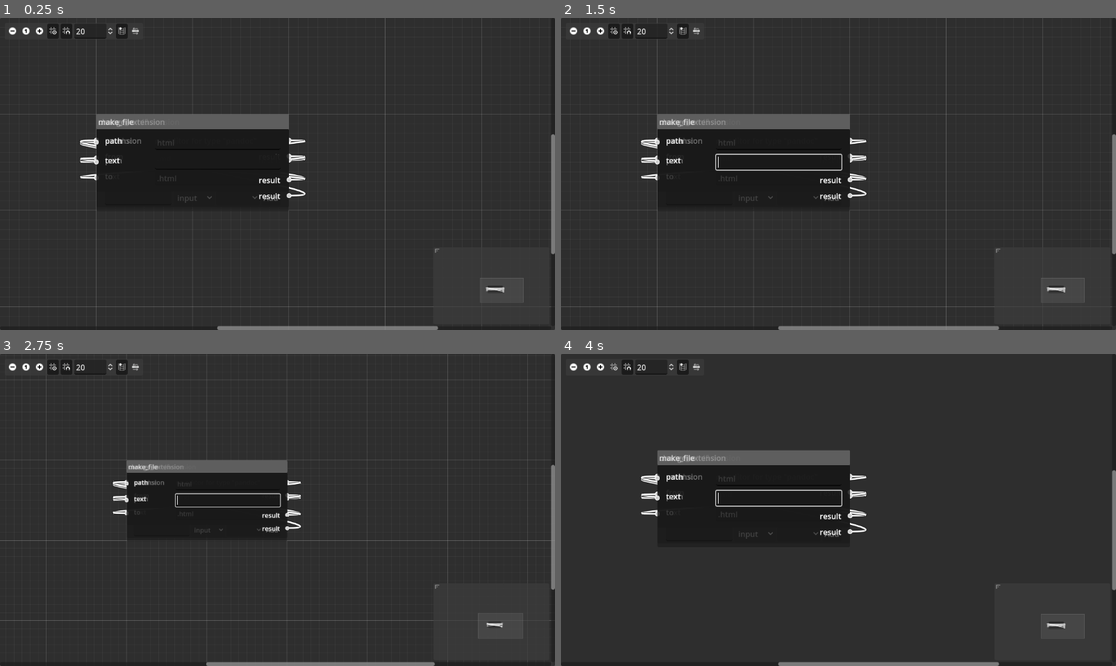
Above: before the commit, frames 1-4 (two rows, left to right).
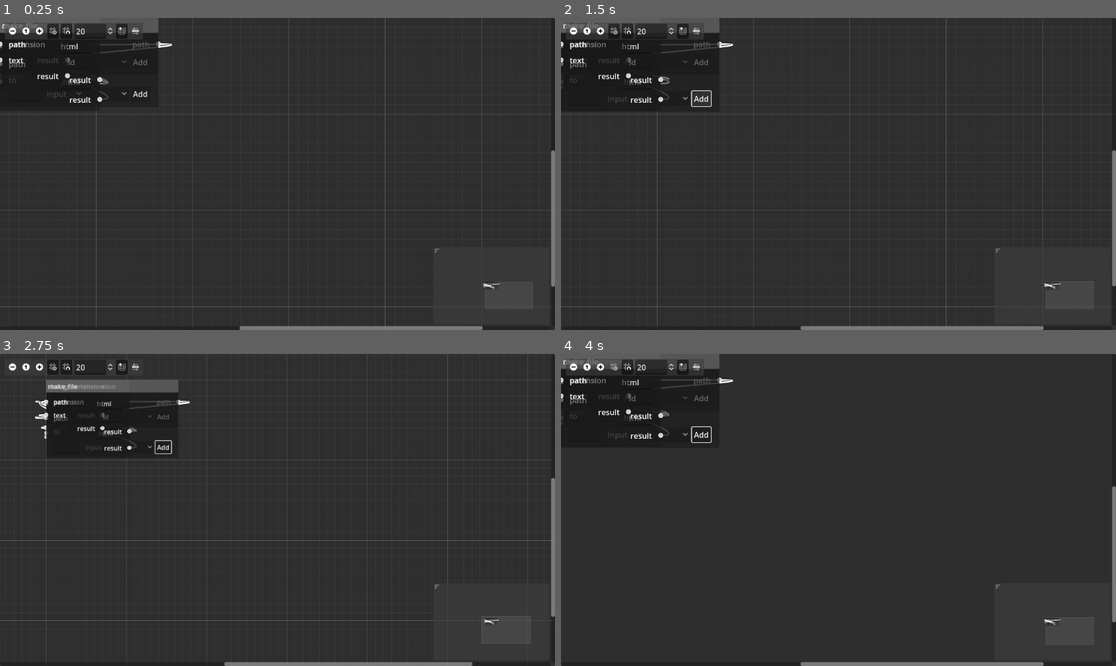
Above: after the commit, the same moments.

Repository: exodrifter/catbox
Game: Godot game, scene res://main.tscn
Two runs of this game, one before a commit and one after it. Both use one fixed random seed, a clock stepped at 60 frames per second and the inputs below.
Inputs (mouse positions are in pixels of both pictures, inside the frame that each line leads up to):
- Up to frame 1 (0.25 s): no input
- Up to frame 2 (1.5 s): click (799, 158) at 0.52 s; click "Add" at 1.25 s
- Up to frame 3 (2.75 s): click (11, 366) at 2 s
- Up to frame 4 (4 s): click (599, 366) at 2.75 s; click (616, 366) at 3.5 s

The runs differ from the first frame. In frame 1, 5.1% of the frame differs, in the area x 0-100%, y 0-100%; in frame 2, 5.4%; in frame 3, 4.8%; in frame 4, 4.2%.

Commit message:
Hide constant editors in graph when connected

Diff:
--- a/godot/catbox/graph.gd
+++ b/godot/catbox/graph.gd
@@ -6,6 +6,12 @@
 var outputs: Array[CatboxSignature]
 var nodes: Array[CatboxNode]
 var parameters: Array[CatboxParameter]
+
+func get_parameter(key: String) -> CatboxParameter:
+	for parameter in parameters:
+		if parameter.key == key:
+			return parameter
+	return null
 
 static func from_json(json: String) -> CatboxGraph:
 	return CatboxGraph.from_dict(JSON.parse_string(json))
--- a/godot/catbox_node.gd
+++ b/godot/catbox_node.gd
@@ -4,6 +4,7 @@
 
 const SLOT = preload("res://catbox_slot.tscn")
 
+var parent_graph: CatboxGraph
 var function: CatboxFunction
 
 var slots: Array[CatboxSlot]
@@ -46,6 +47,15 @@
 	slot_editor.variable_inputs = function.variable_inputs
 	slot_editor.variable_outputs = function.variable_outputs
 
+	if name == "in" or name == "out":
+		for slot in slots:
+			slot.hide_editor = true
+	else:
+		for slot in slots:
+			if slot.slot_type == CatboxSlot.SlotType.InputSlot:
+				var p = parent_graph.get_parameter(name + "." + slot.slot_name)
+				slot.hide_editor = p.source.type == "connection"
+
 	reset_size()
 
 func add_slot(slot_name: String, value_type: String, slot_type: CatboxSlot.SlotType) -> void:
--- a/godot/catbox_node.tscn
+++ b/godot/catbox_node.tscn
@@ -4,14 +4,12 @@
 [ext_resource type="PackedScene" uid="uid://ba33q13l30iab" path="res://catbox_slot_editor.tscn" id="3_jws0e"]
 
 [node name="CatboxNode" type="GraphNode"]
-custom_minimum_size = Vector2(400, 0)
 offset_left = 200.0
 offset_top = 200.0
 offset_right = 600.0
 offset_bottom = 255.0
 mouse_filter = 1
 theme_override_constants/separation = 10
-position_offset = Vector2(200, 200)
 slot/0/left_enabled = false
 slot/0/left_type = 0
 slot/0/left_color = Color(1, 1, 1, 1)
--- a/godot/catbox_slot.gd
+++ b/godot/catbox_slot.gd
@@ -11,18 +11,22 @@
 @onready var label: RichTextLabel = $Label
 @onready var line_edit: LineEdit = $LineEdit
 @onready var no_editor_label: RichTextLabel = $NoEditorLabel
+@onready var spacer: Control = $Spacer
 
+var hide_editor: bool = false:
+	set(value):
+		hide_editor = value
+		_refresh_editor()
 var value: Variant
 
 func _ready() -> void:
 	name = slot_name
+	_refresh_editor()
 
-func _process(_delta: float) -> void:
 	var is_variable := true
 	match slot_type:
 		SlotType.InputSlot:
 			label.text = slot_name
-			_set_editor(value_type)
 			if is_instance_valid(catbox_node):
 				for input in catbox_node.function.inputs:
 					if input.name == slot_name:
@@ -30,7 +34,6 @@
 						break
 		SlotType.OutputSlot:
 			label.text = "[right]%s[/right]" % slot_name
-			_disable_editors()
 			if is_instance_valid(catbox_node):
 				for output in catbox_node.function.outputs:
 					if output.name == slot_name:
@@ -41,26 +44,32 @@
 	if is_variable:
 		label.add_theme_color_override("default_color", Color.GRAY)
 
-func _disable_editors() -> void:
-	line_edit.visible = false
-	no_editor_label.visible = false
+func _refresh_editor() -> void:
+	if not is_node_ready():
+		return
 
-func _set_editor(type: String) -> void:
-	match type:
+	var show_editor := not hide_editor and slot_type == SlotType.InputSlot
+	var show_spacer := hide_editor and slot_type == SlotType.InputSlot
+	match value_type:
 		"text":
+			spacer.visible = show_spacer
+			line_edit.visible = show_editor
 			if value is String:
 				line_edit.text = value
-			line_edit.visible = true
+
 			no_editor_label.visible = false
 
 		"path":
+			spacer.visible = show_spacer
+			line_edit.visible = show_editor
 			if value is String:
 				line_edit.text = value
-			line_edit.visible = true
+
 			no_editor_label.visible = false
 
 		_:
 			line_edit.visible = false
 
-			no_editor_label.visible = true
-			no_editor_label.text = "no editor for type \"" + type + "\""
+			spacer.visible = show_spacer
+			no_editor_label.visible = show_editor
+			no_editor_label.text = "no editor for type \"" + value_type + "\""
--- a/godot/catbox_slot.tscn
+++ b/godot/catbox_slot.tscn
@@ -30,3 +30,8 @@
 bbcode_enabled = true
 text = "no editor for type"
 fit_content = true
+
+[node name="Spacer" type="Control" parent="."]
+visible = false
+layout_mode = 2
+size_flags_horizontal = 3
--- a/godot/main.gd
+++ b/godot/main.gd
@@ -22,6 +22,7 @@
 
 	var input_node = CATBOX_GRAPH_NODE.instantiate()
 	input_node.name = "in"
+	input_node.parent_graph = graph
 	input_node.function = input_function
 	for input in graph.inputs:
 		input_node.add_slot(input.name, input.type, CatboxSlot.SlotType.OutputSlot)
@@ -35,6 +36,7 @@
 
 	var output_node = CATBOX_GRAPH_NODE.instantiate()
 	output_node.name = "out"
+	output_node.parent_graph = graph
 	output_node.function = output_function
 	for output in graph.outputs:
 		output_node.add_slot(output.name, output.type, CatboxSlot.SlotType.InputSlot)
@@ -45,6 +47,7 @@
 	for n in graph.nodes:
 		var node: CatboxGraphNode = CATBOX_GRAPH_NODE.instantiate()
 		node.name = n.id
+		node.parent_graph = graph
 		node.function = api.get_function(n.function_name)
 		add_child(node)
 		nodes[n.id] = node
